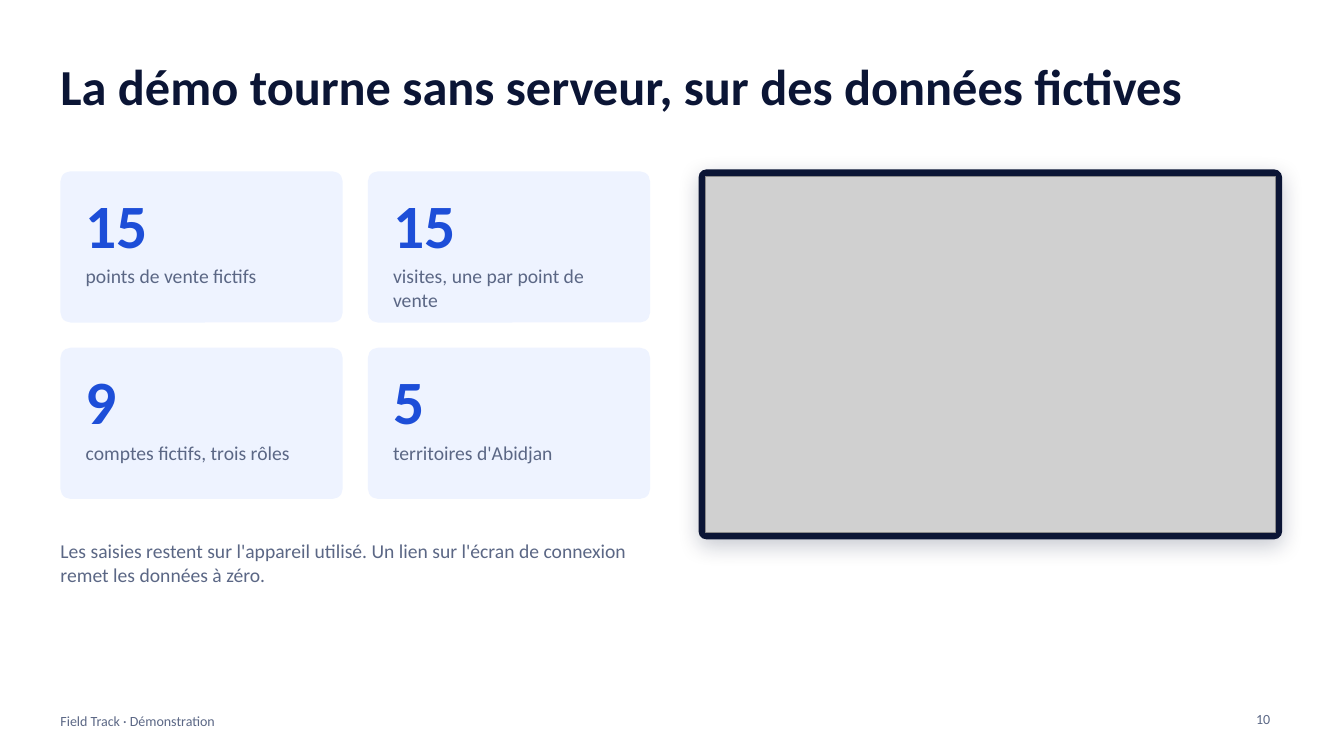
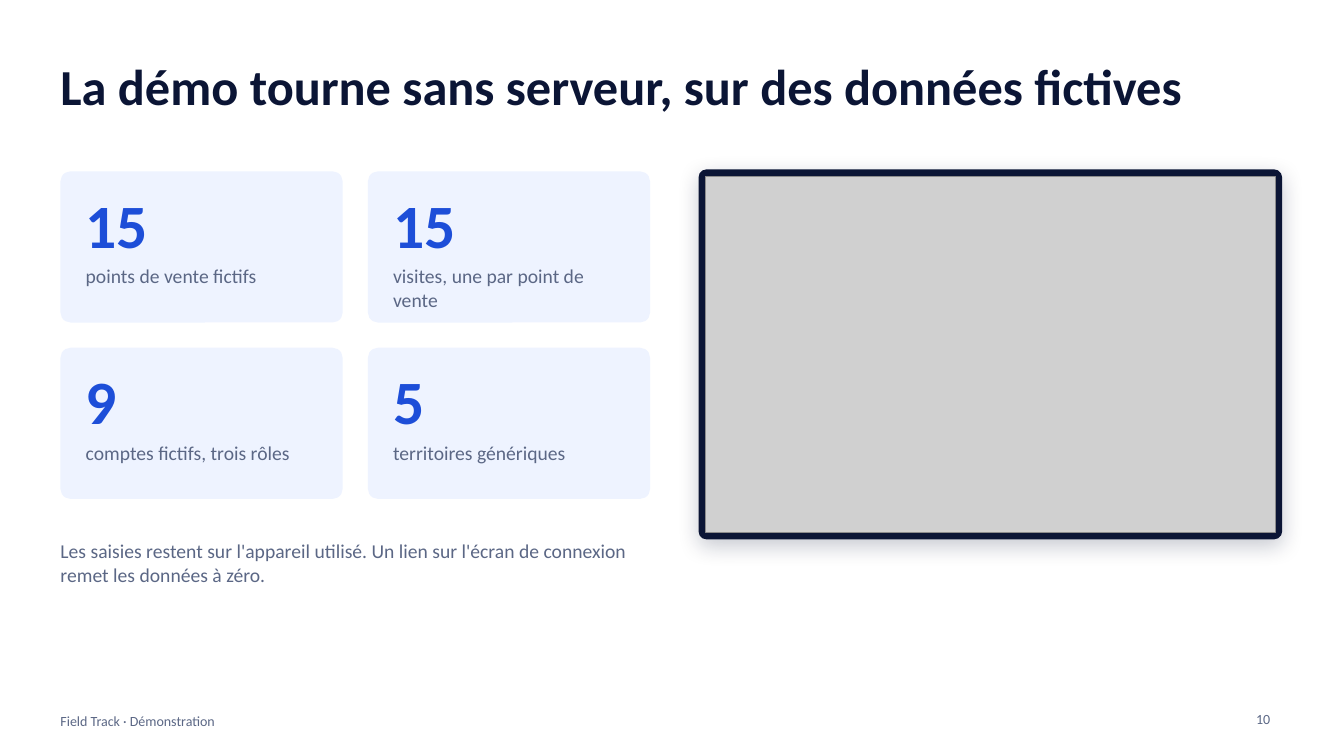
Before and after one commit to jhouedanou/frieslandv3, a slide deck: slide 10 of docs/DEMO-FIELD-TRACK.pptx. Drawn at 1344x756 pixels with LibreOffice and Linux fonts; fonts in the diff are those of the drawing; grey boxes stand for pictures. Boxes give left, top, right and bottom in pixels: in the first picture for what was removed or moved away, otherwise in the second. Text is boxed around its words. In the diff, an @@ line names an element or a change of style, - is before the commit and + after.

```diff
--- a/docs/DEMO-FIELD-TRACK.pptx
+++ b/docs/DEMO-FIELD-TRACK.pptx
@@ text at (393,446,565,464): text changed @@
-territoires d'Abidjan
+territoires génériques
```
Also in this commit, not shown: 6 other slides changed.
